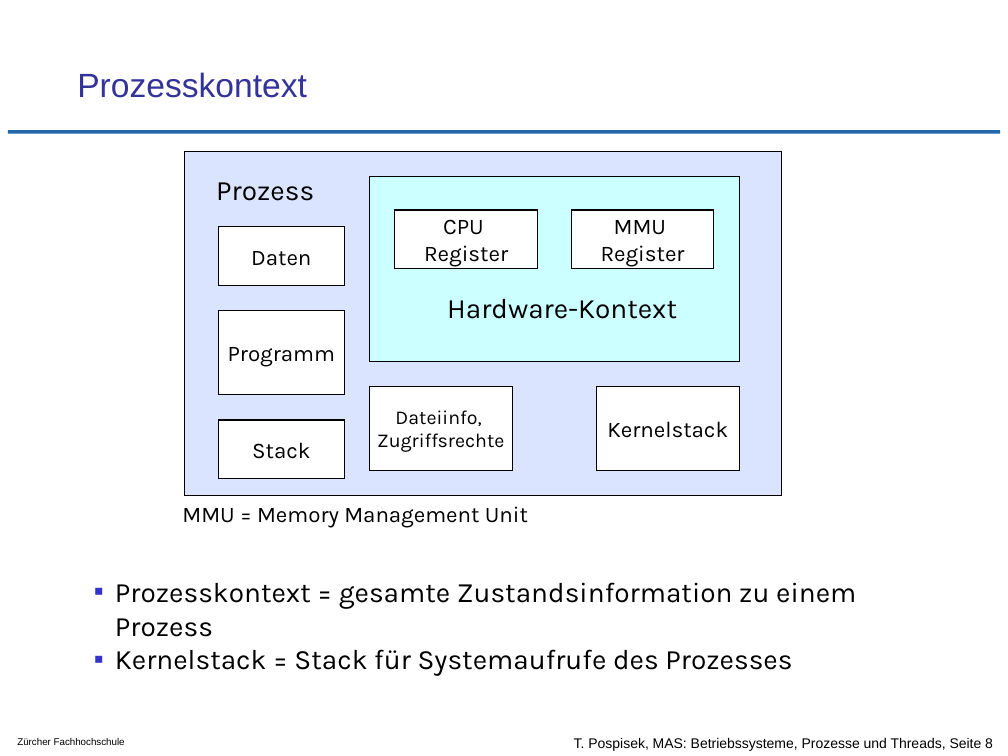
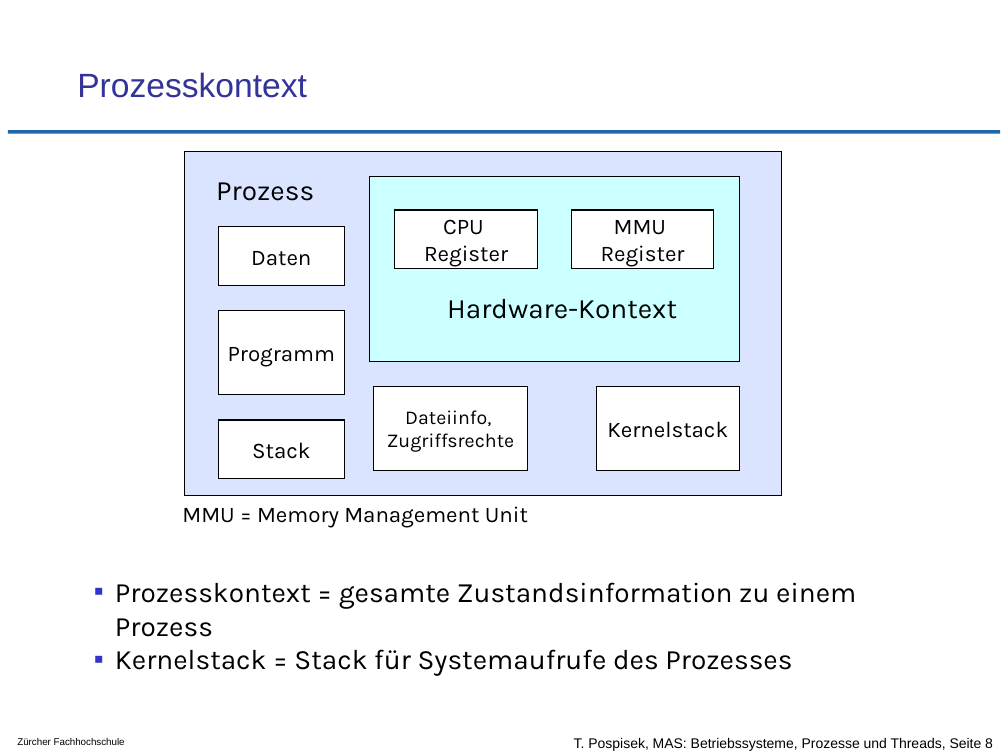
Before and after one commit to tpo/betriebssysteme, a slide deck: slide 8 of 05-2_Prozesse_und_Threads.odp. Drawn at 1008x756 pixels with LibreOffice and Linux fonts; fonts in the diff are those of the drawing; background and template pictures are left out. Boxes give left, top, right and bottom in pixels: in the first picture for what was removed or moved away, otherwise in the second. Text is boxed around its words. In the diff, an @@ line names an element or a change of style, - is before the commit and + after.

```diff
--- a/05-2_Prozesse_und_Threads.odp
+++ b/05-2_Prozesse_und_Threads.odp
@@ rectangle "Dateiinfo,": place and size @@
-rectangle "Dateiinfo," at <box>370,386,513,470</box>
+rectangle "Dateiinfo," at <box>374,386,528,470</box>
```
Also in this commit, not shown: 6 other slides changed, 3 other files.
